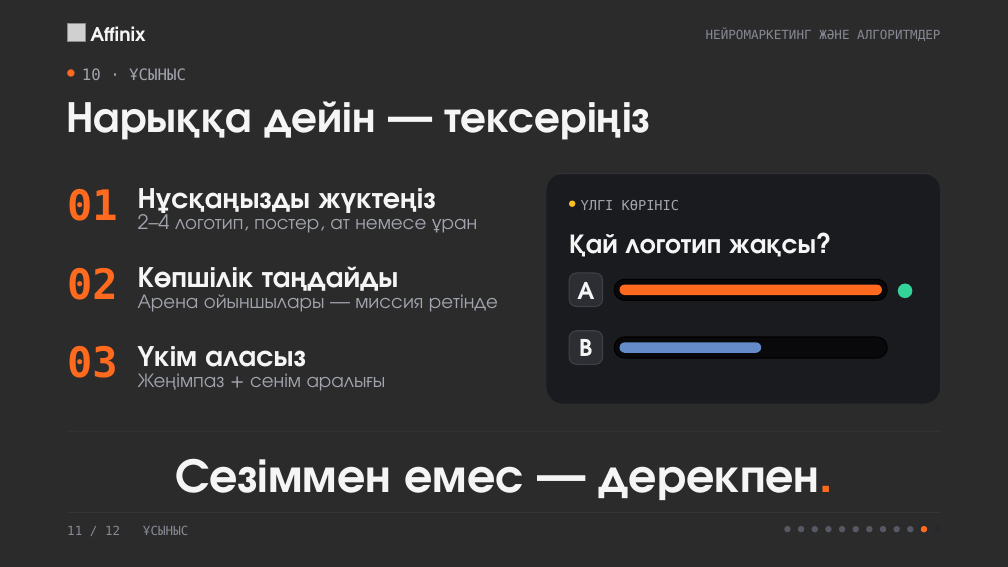
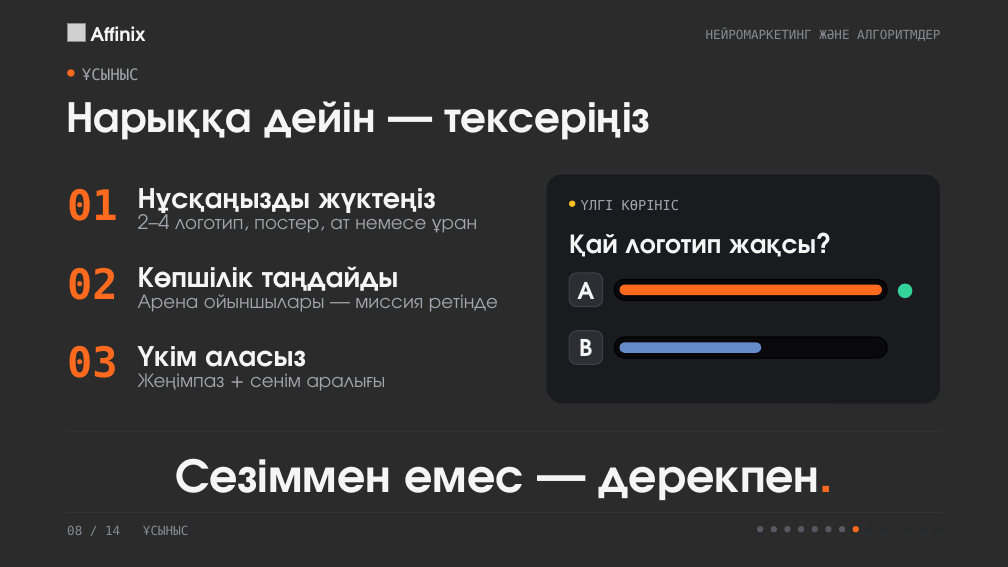
Before and after one commit to NUREKE178/affinix, a slide deck: slide 8 of presentation/neuromarketing/neuromarketing.pptx (slide 11 before the commit). Drawn at 1008x567 pixels with LibreOffice and Linux fonts; fonts in the diff are those of the drawing; grey boxes stand for pictures; background and template pictures are left out; a plain dark background stands for a picture behind light text. Boxes give left, top, right and bottom in pixels: in the first picture for what was removed or moved away, otherwise in the second. Text is boxed around its words. In the diff, an @@ line names an element or a change of style, - is before the commit and + after.

```diff
--- a/presentation/neuromarketing/neuromarketing.pptx
+++ b/presentation/neuromarketing/neuromarketing.pptx
@@ text at [82,68,139,80]: text changed @@
-10 · ҰСЫНЫС
+ҰСЫНЫС
@@ text at [67,526,188,535]: text changed @@
-11 / 12 ҰСЫНЫС
+08 / 14 ҰСЫНЫС
@@ ellipse: place and size @@
-ellipse at [867,526,873,532]
+ellipse at [757,526,763,532]
@@ ellipse: place and size @@
-ellipse at [853,526,859,532]
+ellipse at [771,526,777,532]
@@ ellipse: place and size @@
-ellipse at [921,526,927,532]
+ellipse at [853,526,859,532]
@@ ellipse added at [867,526,873,532], fill #26282D @@
@@ fill #565963 to #26282D in 3 elements at [880,526,886,532], [894,526,900,532], [907,526,913,532] @@
@@ ellipse added at [921,526,927,532], fill #26282D @@
```
Also in this commit, not shown: 11 other slides changed, 2 slides added, 7 other files.
